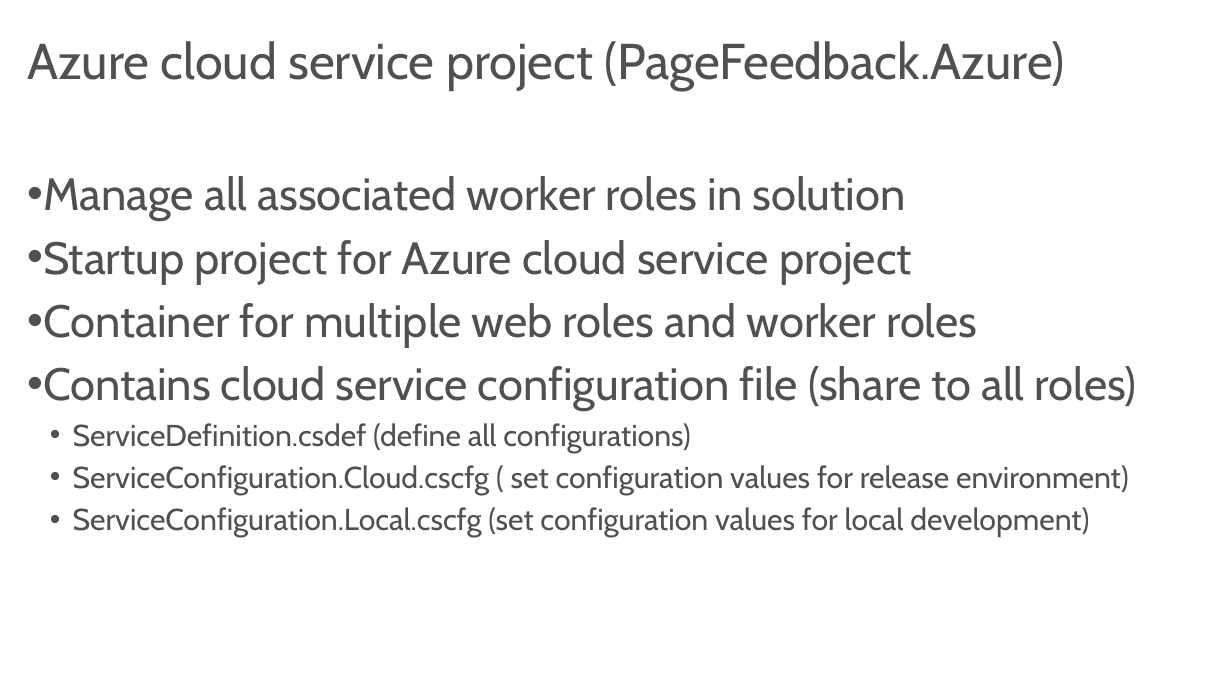
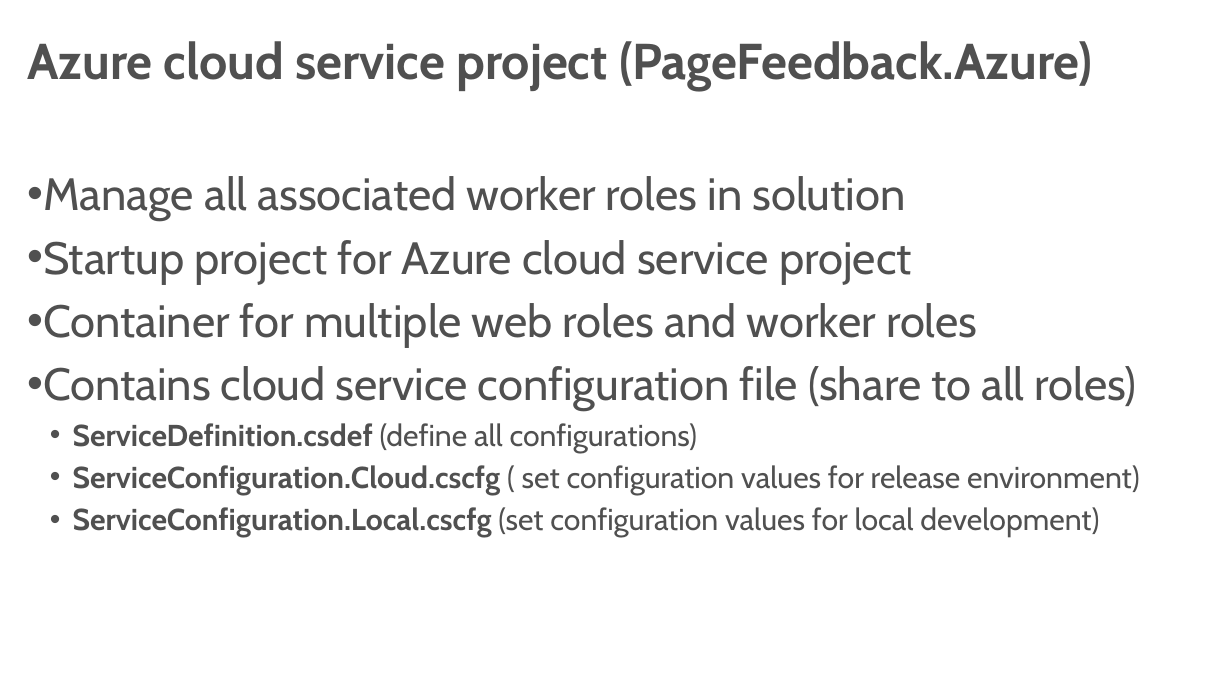
Before and after one commit to codesanook/PageFeedback, a slide deck: slide 16 of Azure Cloud Service Deployment.pptx. Drawn at 1232x693 pixels with LibreOffice and Linux fonts; fonts in the diff are those of the drawing. Boxes give left, top, right and bottom in pixels: in the first picture for what was removed or moved away, otherwise in the second. Text is boxed around its words. In the diff, an @@ line names an element or a change of style, - is before the commit and + after.

```diff
--- a/Azure Cloud Service Deployment.pptx
+++ b/Azure Cloud Service Deployment.pptx
@@ title "Azure cloud service project (PageFeedback.Azure)" at (27, 41, 1092, 90): bold on @@
@@ text at (73, 423, 1140, 538): bold on in "ServiceDefinition.csdef", "ServiceConfiguration.Cloud.cscfg", "ServiceConfiguration.Local.cscfg" @@
```
Also in this commit, not shown: 6 other slides changed, 11 slides added, 10 slides removed.
